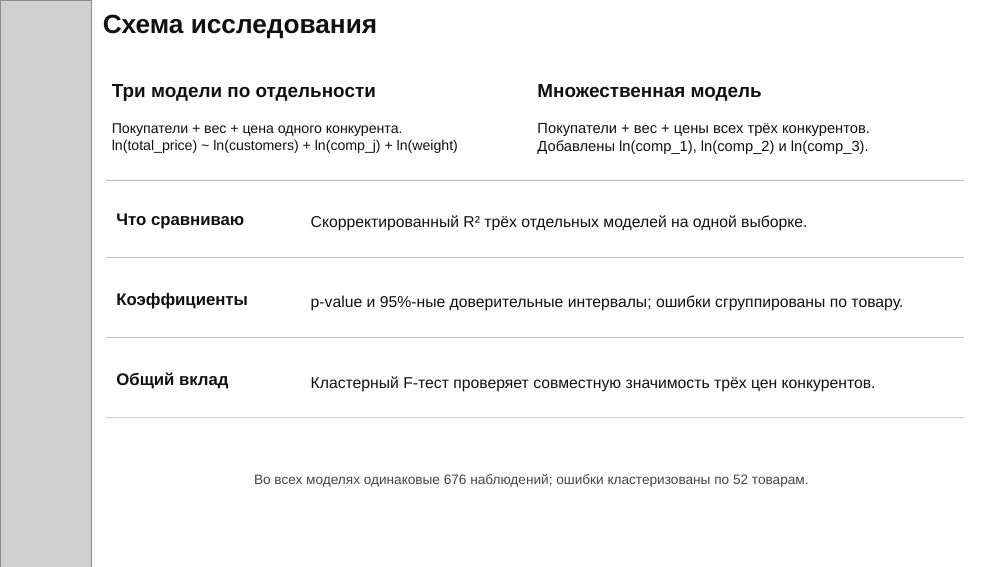
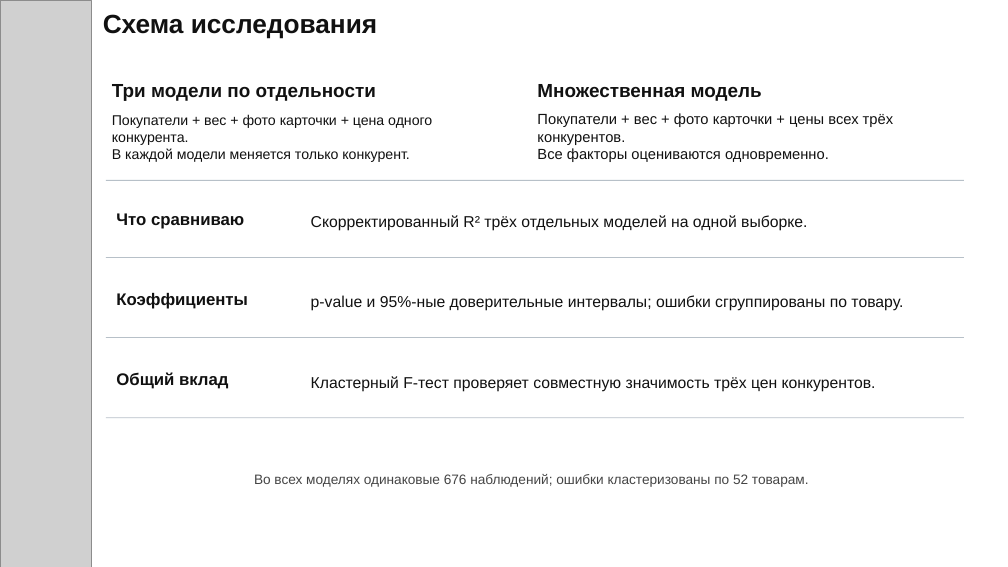
Before and after one commit to tushkanchek/scienceWork, a slide deck: slide 4 of presentation_5min.pptx (slide 3 before the commit). Drawn at 1008x567 pixels with LibreOffice and Linux fonts; fonts in the diff are those of the drawing; grey boxes stand for pictures. Boxes give left, top, right and bottom in pixels: in the first picture for what was removed or moved away, otherwise in the second. Text is boxed around its words. In the diff, an @@ line names an element or a change of style, - is before the commit and + after.

```diff
--- a/presentation_5min.pptx
+++ b/presentation_5min.pptx
@@ text at [112,114,432,162]: text changed @@
-Покупатели + вес + цена одного конкурента.
-ln(total_price) ~ ln(customers) + ln(comp_j) + ln(weight)
+Покупатели + вес + фото карточки + цена одного конкурента.
+В каждой модели меняется только конкурент.
@@ text at [537,113,893,162]: text changed @@
-Покупатели + вес + цены всех трёх конкурентов.
-Добавлены ln(comp_1), ln(comp_2) и ln(comp_3).
+Покупатели + вес + фото карточки + цены всех трёх конкурентов.
+Все факторы оцениваются одновременно.
```
Also in this commit, not shown: 6 other slides changed, 1 slide added, 22 other files.
